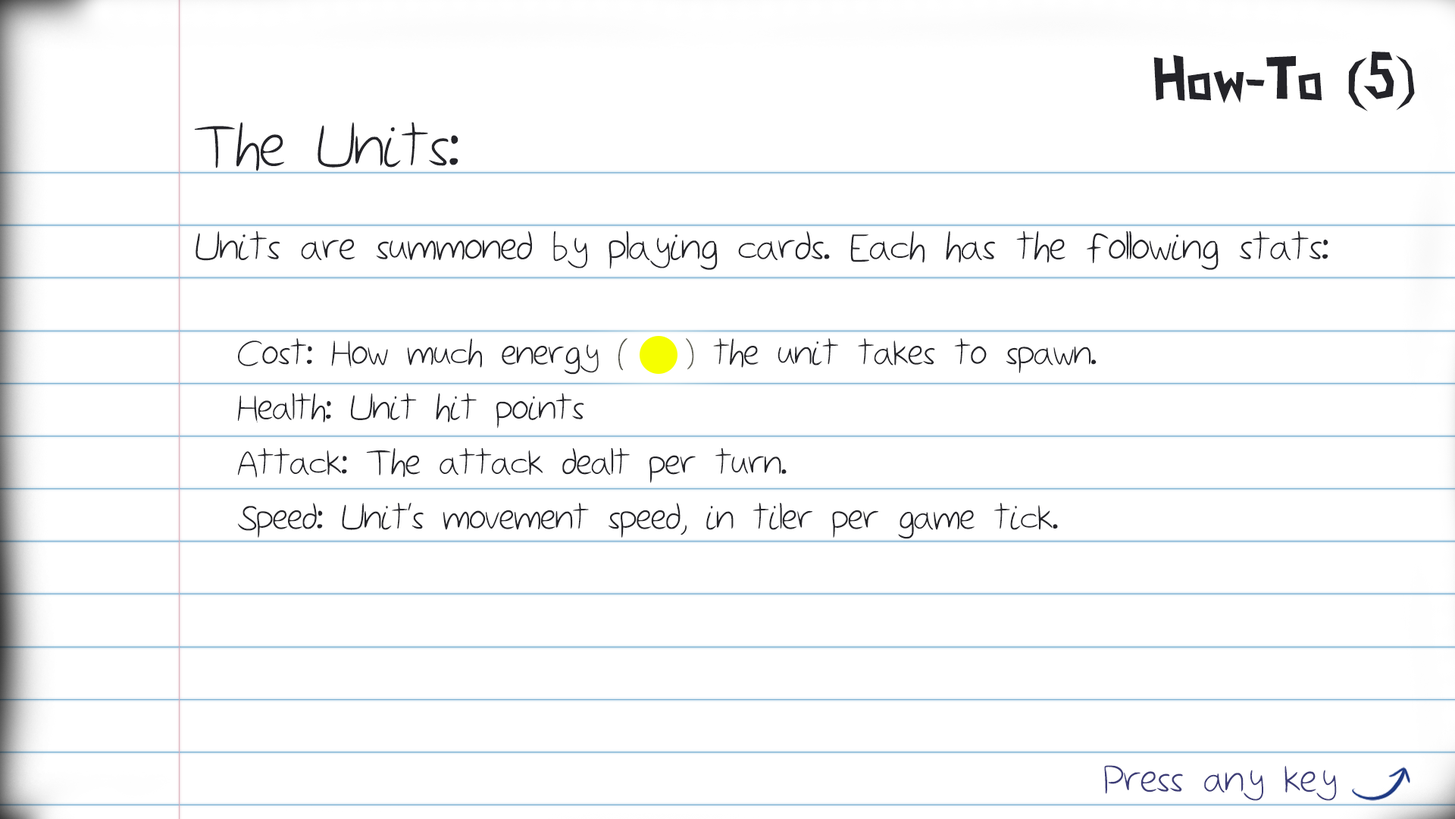
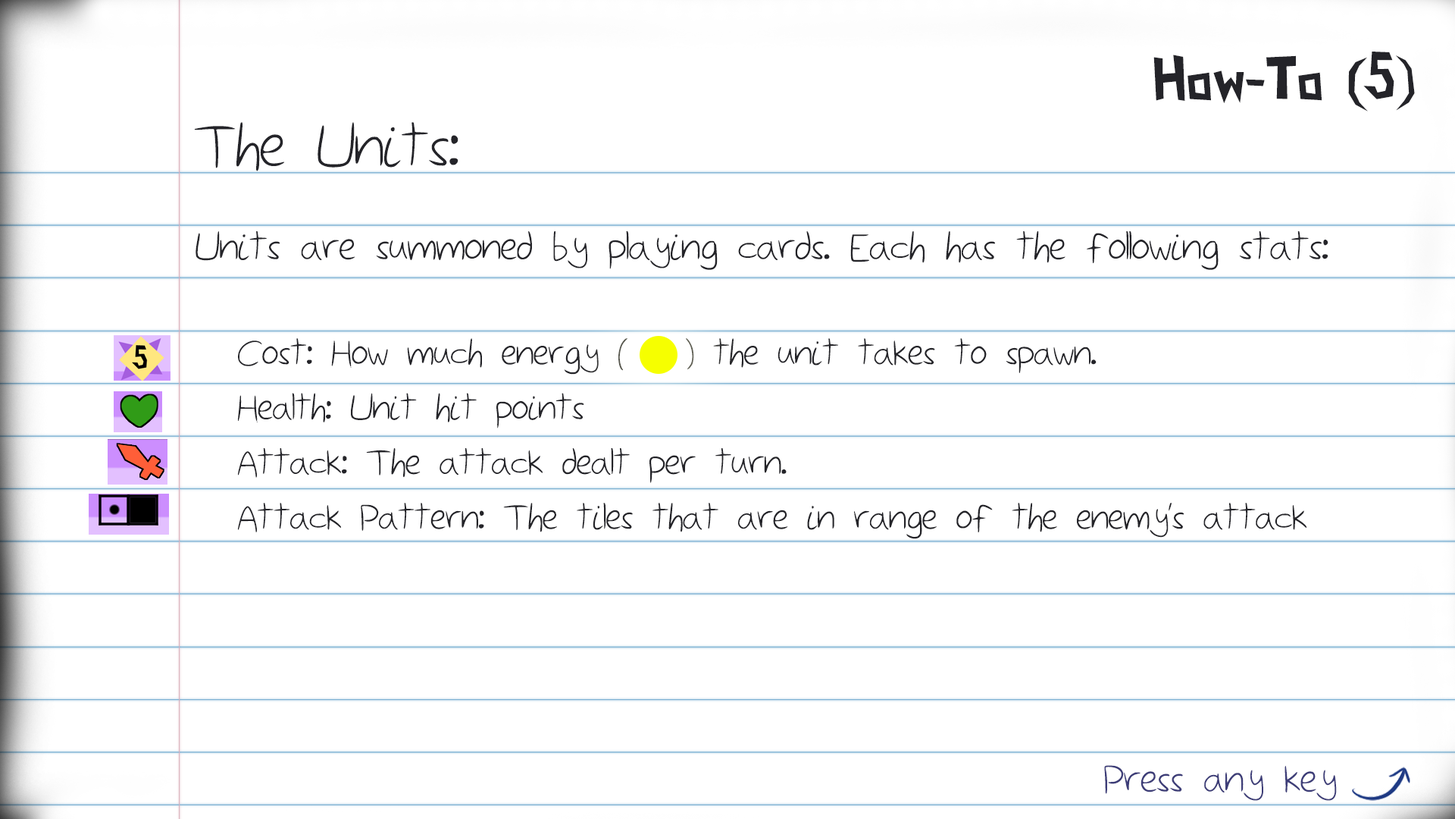
Layers edited between the first and the second 1455×819 image:
painted on "Cost: How much energy ( ) the unit takes to spawn. Health: Un" over [238, 502, 1307, 539]
added layer "Layer 12" above "Layer 11" over [107, 438, 168, 485]
added layer "Layer 11" above "Layer 10" over [88, 493, 170, 535]
added layer "Layer 10" above "Layer 9" over [113, 391, 163, 433]
added layer "Layer 9" above "Shape 1" over [113, 335, 171, 381]
